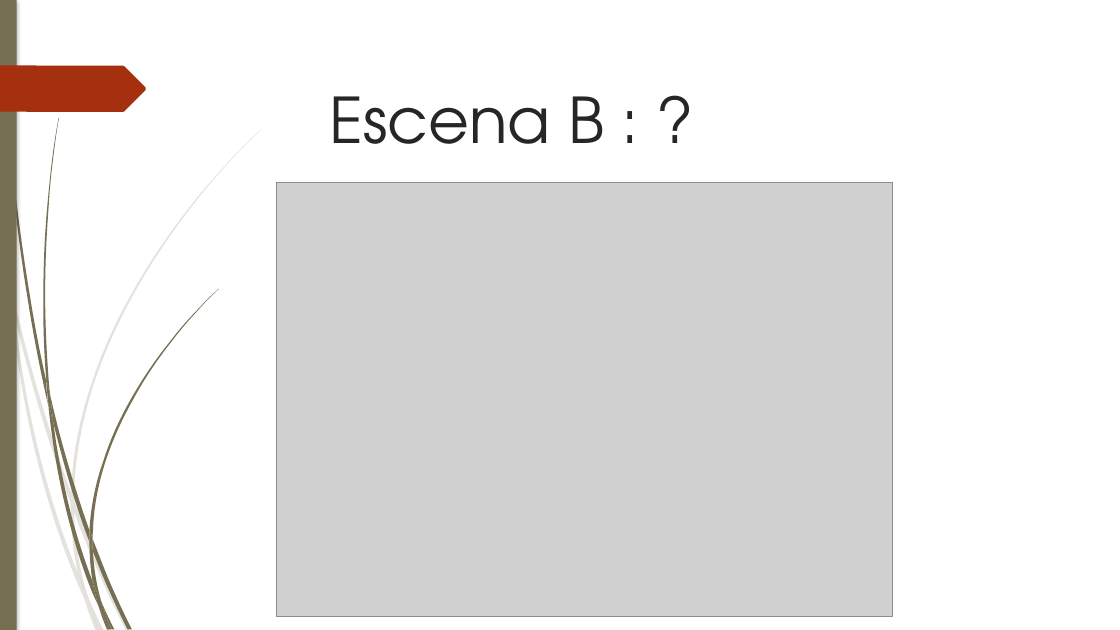
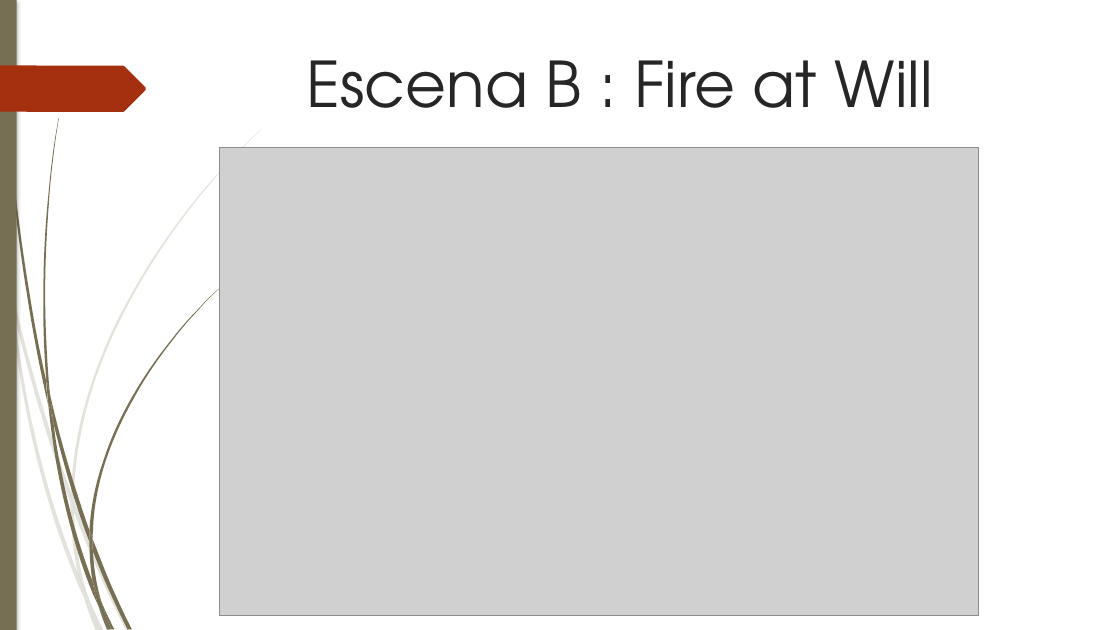
Before and after one commit to Barbmatt/Proyecto2, a slide deck: slide 10 of Presentación/Presentacion Proyecto 2 - editada.pptx. Drawn at 1120x630 pixels with LibreOffice and Linux fonts; fonts in the diff are those of the drawing; grey boxes stand for pictures. Boxes give left, top, right and bottom in pixels: in the first picture for what was removed or moved away, otherwise in the second. Text is boxed around its words. In the diff, an @@ line names an element or a change of style, - is before the commit and + after.

Commit message:
PowerPoint Escena :a: :b:
Falta descripción de materiales para la escena B

```diff
--- a/Presentación/Presentacion Proyecto 2 - editada.pptx
+++ b/Presentación/Presentacion Proyecto 2 - editada.pptx
@@ text at [307, 60, 933, 108]: text changed @@
-Escena B : ?
+Escena B : Fire at Will
@@ picture: place and size @@
-picture at [276, 182, 892, 617]
+picture at [219, 147, 978, 615]
```
Also in this commit, not shown: 4 other slides changed, 6 slides added, 1 slide removed, 9 other files.
